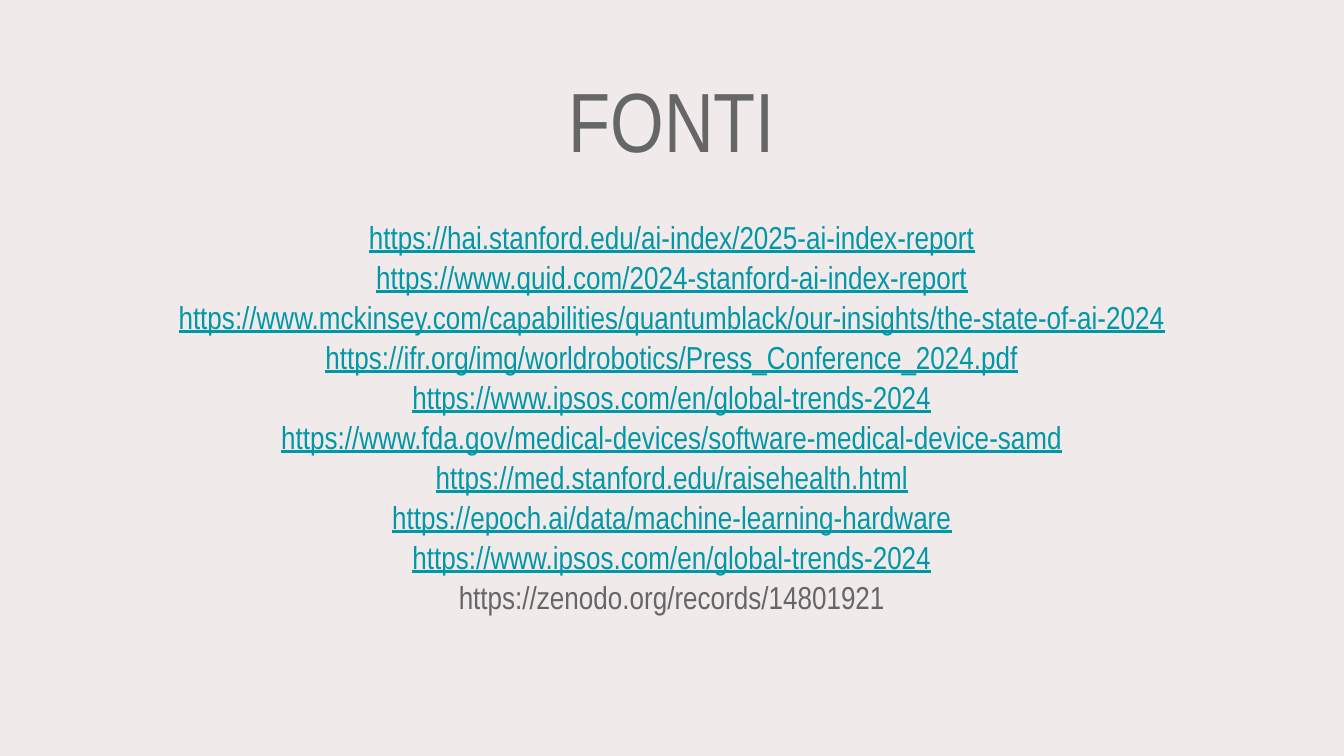
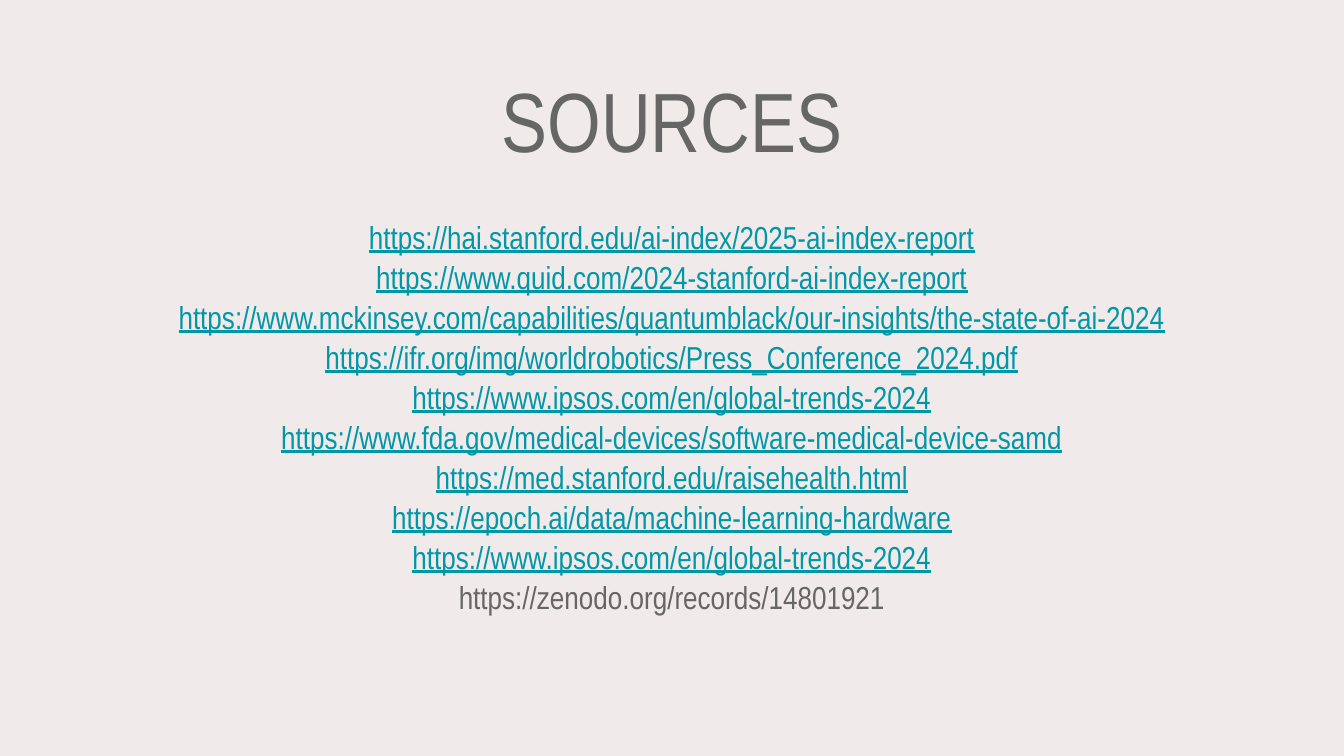
Before and after one commit to Alit54/UniMi---Scientific-Visualization, a slide deck: slide 37 of presentation.odp (slide 30 before the commit). Drawn at 1344x756 pixels with LibreOffice and Linux fonts; fonts in the diff are those of the drawing. Boxes give left, top, right and bottom in pixels: in the first picture for what was removed or moved away, otherwise in the second. Text is boxed around its words. In the diff, an @@ line names an element or a change of style, - is before the commit and + after.

```diff
--- a/presentation.odp
+++ b/presentation.odp
@@ text at (502, 93, 842, 153): text changed @@
-FONTI
+SOURCES
```
Also in this commit, not shown: 1 other slide changed, 9 slides added, 2 slides removed, 2 other files.
